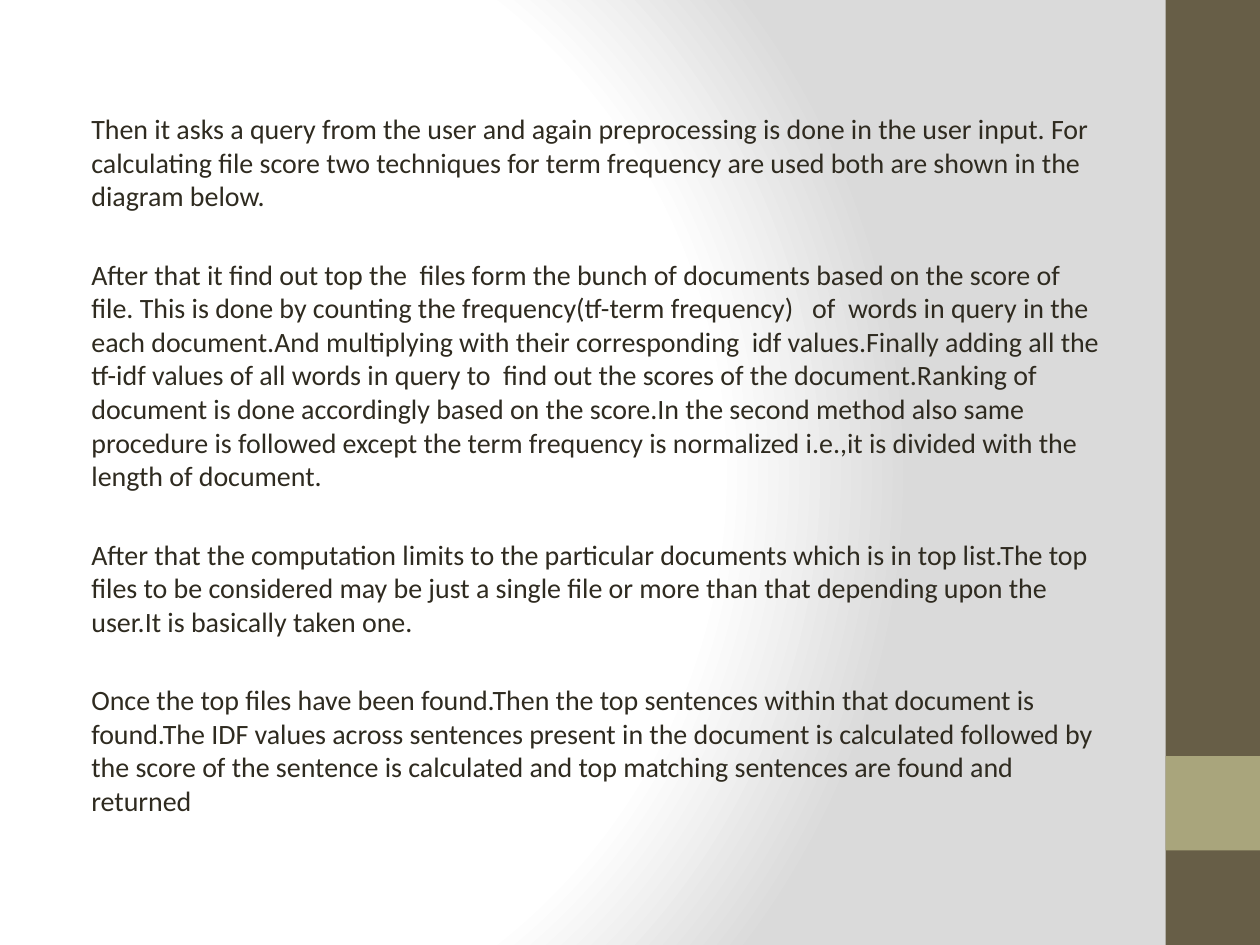
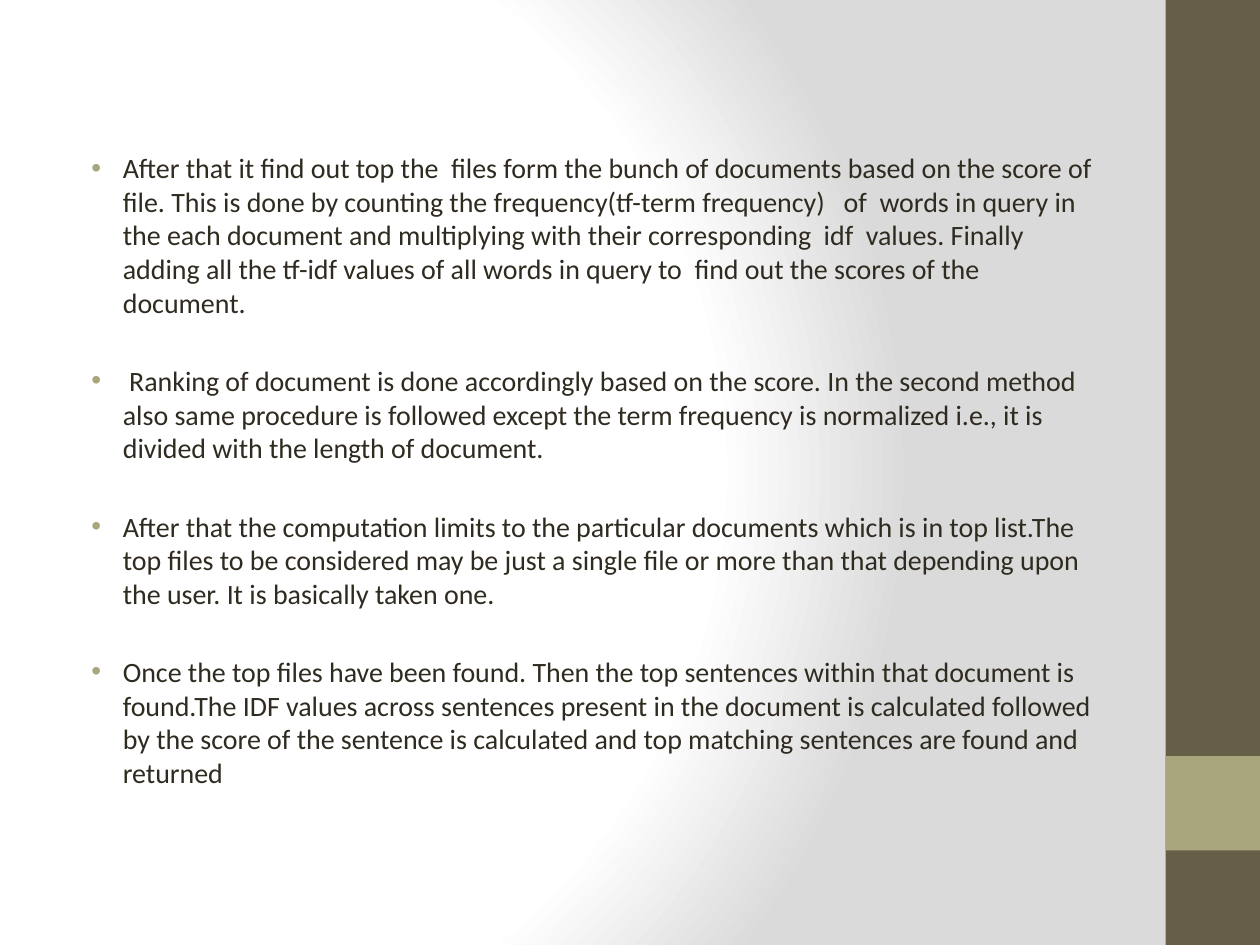
Before and after one commit to Sapan-Ravidas/QuestionsAnswers, a slide deck: slide 11 of INTRODUCTION.pptx. Drawn at 1260x945 pixels with LibreOffice and Linux fonts; fonts in the diff are those of the drawing. Boxes give left, top, right and bottom in pixels: in the first picture for what was removed or moved away, otherwise in the second. Text is boxed around its words. In the diff, an @@ line names an element or a change of style, - is before the commit and + after.

Commit message:
PPT

```diff
--- a/INTRODUCTION.pptx
+++ b/INTRODUCTION.pptx
@@ text at (x1=123, y1=158, x2=1091, y2=783): text changed @@
-Then it asks a query from the user and again preprocessing is done in the user input. For calculating file score two techniques for term frequency are used both are shown in the diagram below.
-After that it find out top the files form the bunch of documents based on the score of file. This is done by counting the frequency(tf-term frequency) of words in query in the each document.And multiplying with their corresponding idf values.Finally adding all the tf-idf values of all words in query to find out the scores of the document.Ranking of document is done accordingly based on the score.In the second method also same procedure is followed except the term frequency is normalized i.e.,it is divided with the length of document.
-After that the computation limits to the particular documents which is in top list.The top files to be considered may be just a single file or more than that depending upon the user.It is basically taken one.
-Once the top files have been found.Then the top sentences within that document is found.The IDF values across sentences present in the document is calculated followed by the score of the sentence is calculated and top matching sentences are found and returned
+• After that it find out top the files form the bunch of documents based on the score of file. This is done by counting the frequency(tf-term frequency) of words in query in the each document and multiplying with their corresponding idf values. Finally adding all the tf-idf values of all words in query to find out the scores of the document.
+• Ranking of document is done accordingly based on the score. In the second method also same procedure is followed except the term frequency is normalized i.e., it is divided with the length of document.
+• After that the computation limits to the particular documents which is in top list.The top files to be considered may be just a single file or more than that depending upon the user. It is basically taken one.
+• Once the top files have been found. Then the top sentences within that document is found.The IDF values across sentences present in the document is calculated followed by the score of the sentence is calculated and top matching sentences are found and returned
```
Also in this commit, not shown: 6 other slides changed.
